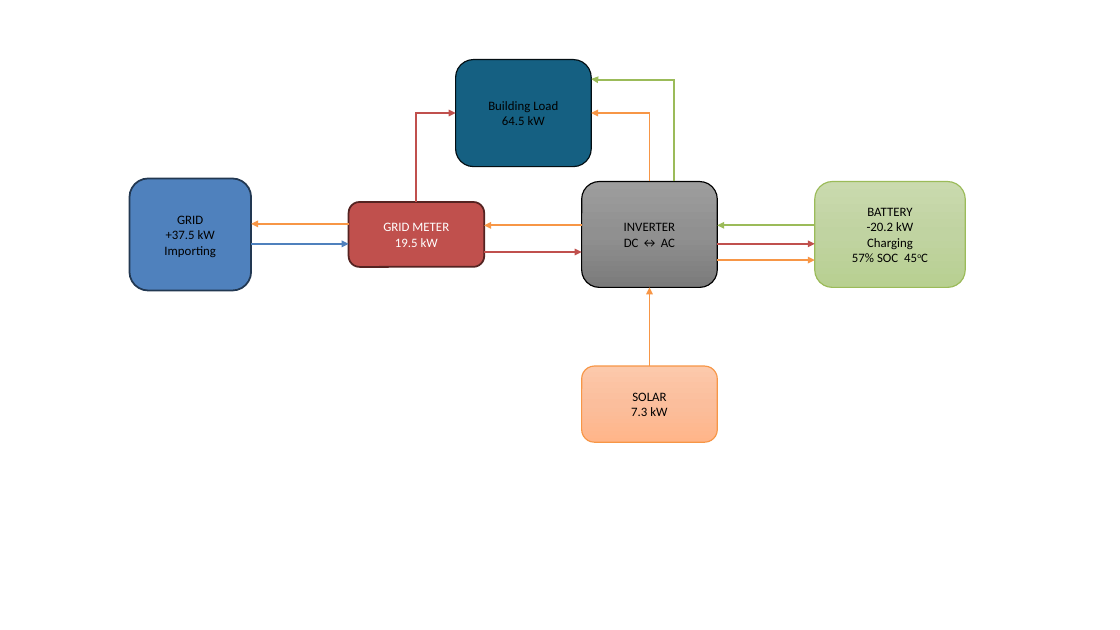
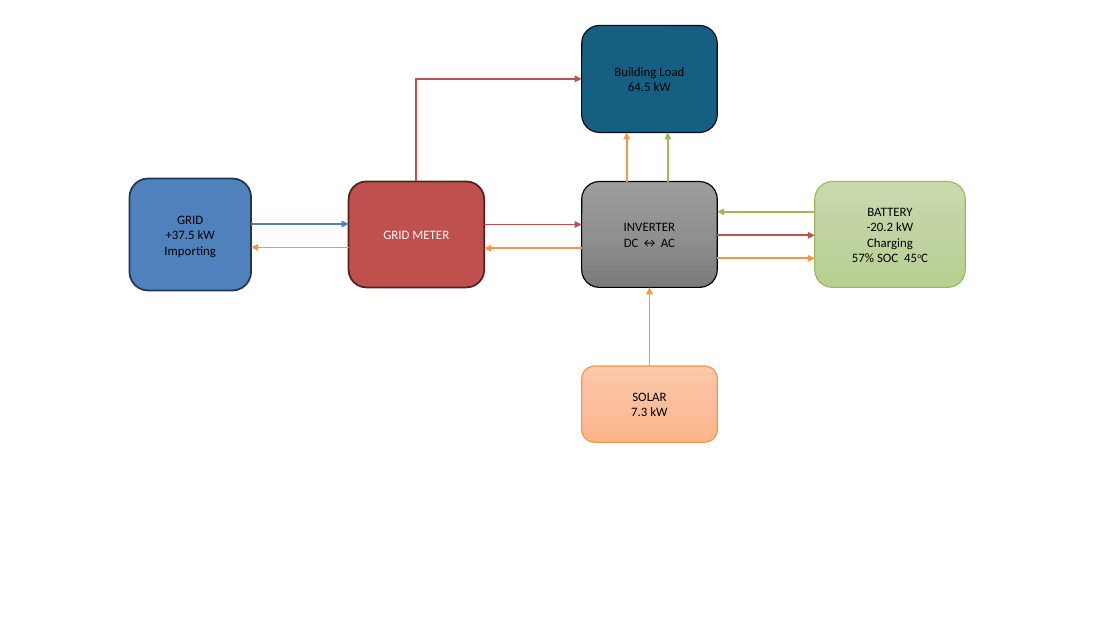
Before and after one commit to pdorey/energy_monitor, a slide deck: slide 1 of Presentation1.pptx. Drawn at 1120x630 pixels with LibreOffice and Linux fonts; fonts in the diff are those of the drawing. Boxes give left, top, right and bottom in pixels: in the first picture for what was removed or moved away, otherwise in the second. Text is boxed around its words. In the diff, an @@ line names an element or a change of style, - is before the commit and + after.

```diff
--- a/Presentation1.pptx
+++ b/Presentation1.pptx
@@ rounded rectangle "Building Load": place and size @@
-rounded rectangle "Building Load" at bbox=[455, 60, 591, 166]
+rounded rectangle "Building Load" at bbox=[581, 25, 717, 132]
@@ elbow arrow moved from (417, 202) - (455, 113) to (417, 181) - (581, 79) @@
@@ elbow arrow removed from (674, 181) to (592, 79) @@
@@ elbow arrow removed from (649, 181) to (592, 113) @@
@@ arrow added from (627, 181) to (627, 133), #F79646 1.5 pt @@
@@ arrow added from (668, 181) to (668, 133), #9BBB59 1.5 pt @@
@@ rounded rectangle "GRID METER": place and size @@
-rounded rectangle "GRID METER" at bbox=[349, 202, 484, 267]
+rounded rectangle "GRID METER" at bbox=[349, 181, 484, 287]
@@ arrow moved from (251, 244) - (349, 244) to (251, 224) - (349, 224) @@
@@ text in rounded rectangle at bbox=[395, 238, 438, 247]: paragraph removed @@
-19.5 kW
@@ arrow moved from (484, 252) - (581, 252) to (484, 224) - (581, 224) @@
@@ arrow moved from (718, 244) - (815, 244) to (718, 235) - (815, 235) @@
@@ arrow moved from (815, 225) - (718, 225) to (815, 212) - (718, 212) @@
@@ arrow moved from (349, 224) - (251, 224) to (349, 248) - (251, 248) @@
@@ arrow moved from (581, 225) - (484, 225) to (581, 249) - (484, 249) @@
```
Also in this commit, not shown: 6 other files.
